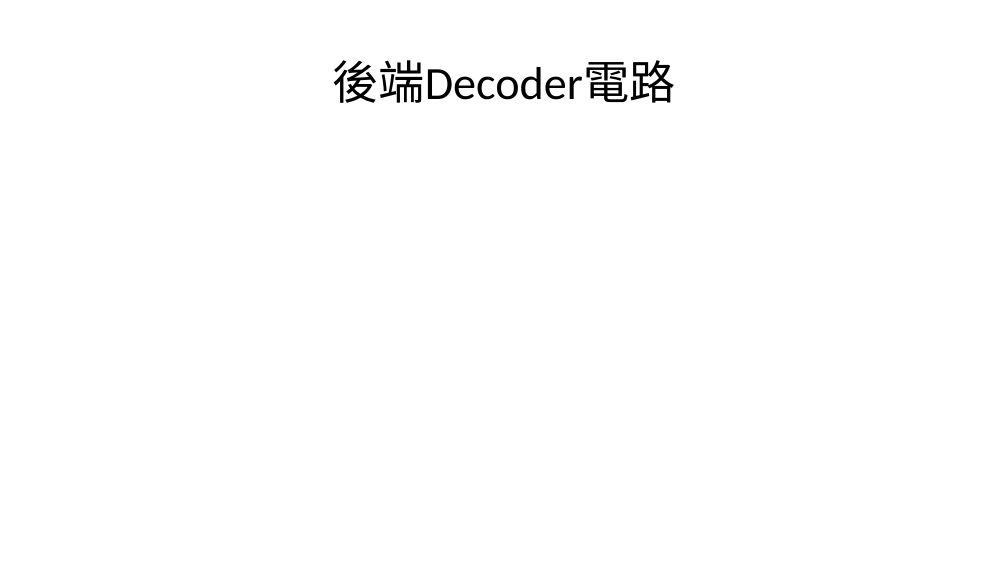
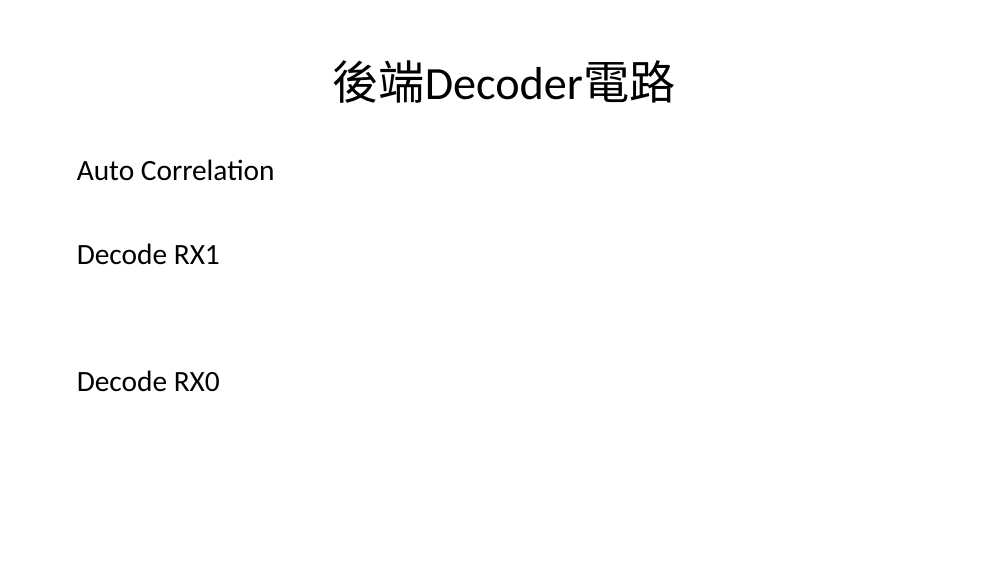
Before and after one commit to a0910281835/Summrary_PDF, a slide deck: slide 44 of Project_Summary_pdf/Project_Summary.pptx (slide 33 before the commit). Drawn at 1008x567 pixels with LibreOffice and Linux fonts; fonts in the diff are those of the drawing. Boxes give left, top, right and bottom in pixels: in the first picture for what was removed or moved away, otherwise in the second. Text is boxed around its words. In the diff, an @@ line names an element or a change of style, - is before the commit and + after.

```diff
--- a/Project_Summary_pdf/Project_Summary.pptx
+++ b/Project_Summary_pdf/Project_Summary.pptx
@@ text added at <box>77,159,275,392</box>, 28 pt, text #000000 @@
+Auto Correlation
+Decode RX1
+Decode RX0
```
Also in this commit, not shown: 2 other slides changed, 11 slides added.
